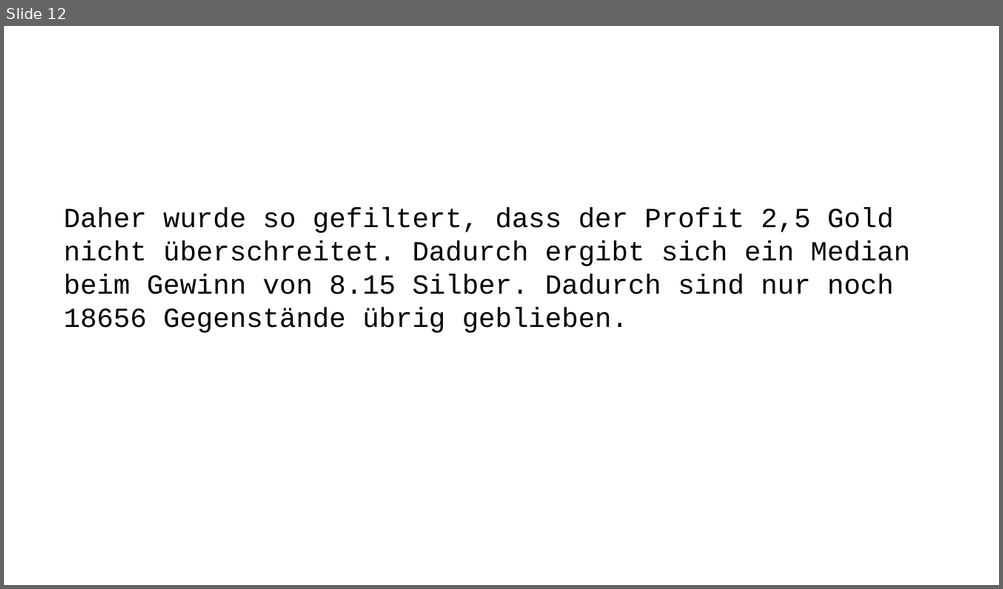
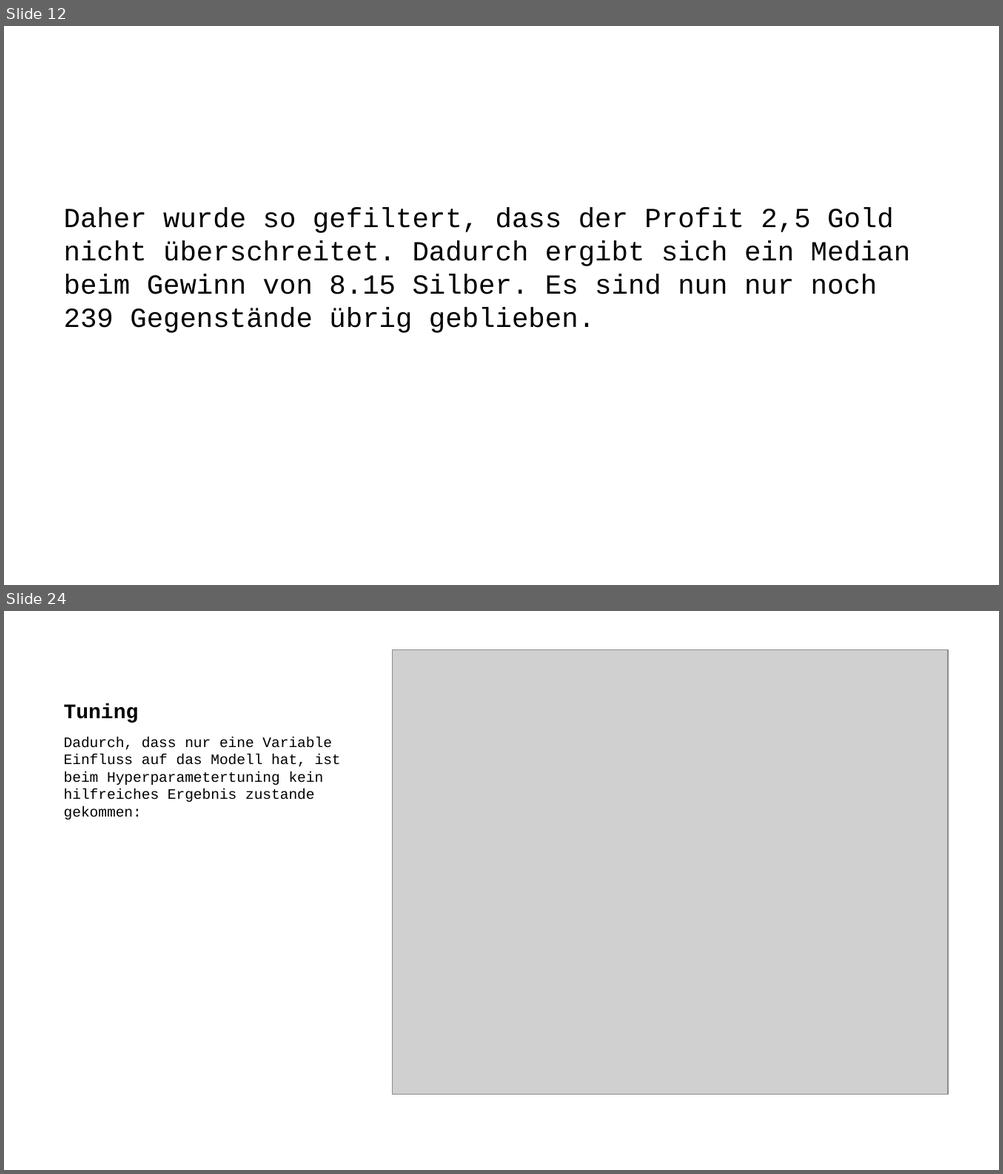
Before and after one commit to lz039/Gw2Trading, a slide deck: reports/presentation.pptx. Shown one above the other, each under a label of ours: slide 12 before the commit, slides 12 and 24 after it; the slides between them are not shown. The pictures are 1003x589 and 1003x1174 pixels, drawn with LibreOffice and Linux fonts; fonts in the diff are those of the drawing; grey boxes stand for pictures. Boxes give left, top, right and bottom in pixels: in the first picture for what was removed or moved away, otherwise in the second. Text is boxed around its words. In the diff, an @@ line names an element or a change of style, - is before the commit and + after.

```diff
--- a/reports/presentation.pptx
+++ b/reports/presentation.pptx
@@ slide 24 added at [4, 611, 999, 1170], background #FFFFFF @@
@@ picture added at [392, 649, 947, 1094] @@
@@ title added at [64, 704, 139, 723], 15 pt, text #000000, bold @@
+Tuning
@@ text added at [64, 737, 341, 820], 10.5 pt, text #000000 @@
+Dadurch, dass nur eine Variable Einfluss auf das Modell hat, ist beim Hyperparametertuning kein hilfreiches Ergebnis zustande gekommen:
@@ slide 12 changed as well @@
@@ text at [64, 208, 910, 333]: text changed @@
-Daher wurde so gefiltert, dass der Profit 2,5 Gold nicht überschreitet. Dadurch ergibt sich ein Median beim Gewinn von 8.15 Silber. Dadurch sind nur noch 18656 Gegenstände übrig geblieben.
+Daher wurde so gefiltert, dass der Profit 2,5 Gold nicht überschreitet. Dadurch ergibt sich ein Median beim Gewinn von 8.15 Silber. Es sind nun nur noch 239 Gegenstände übrig geblieben.
```
Also in this commit, not shown: 4 other slides changed, 15 other slides added, 2 slides removed, 3 other files.
